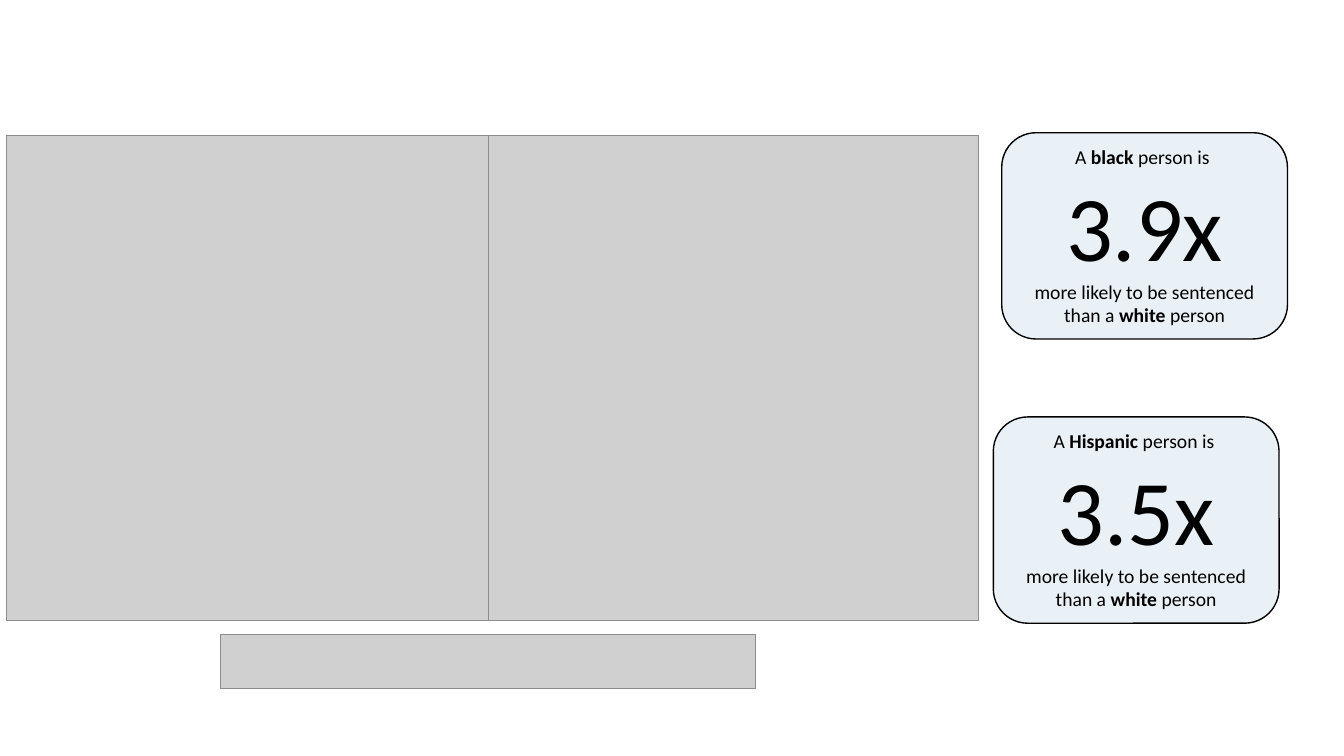
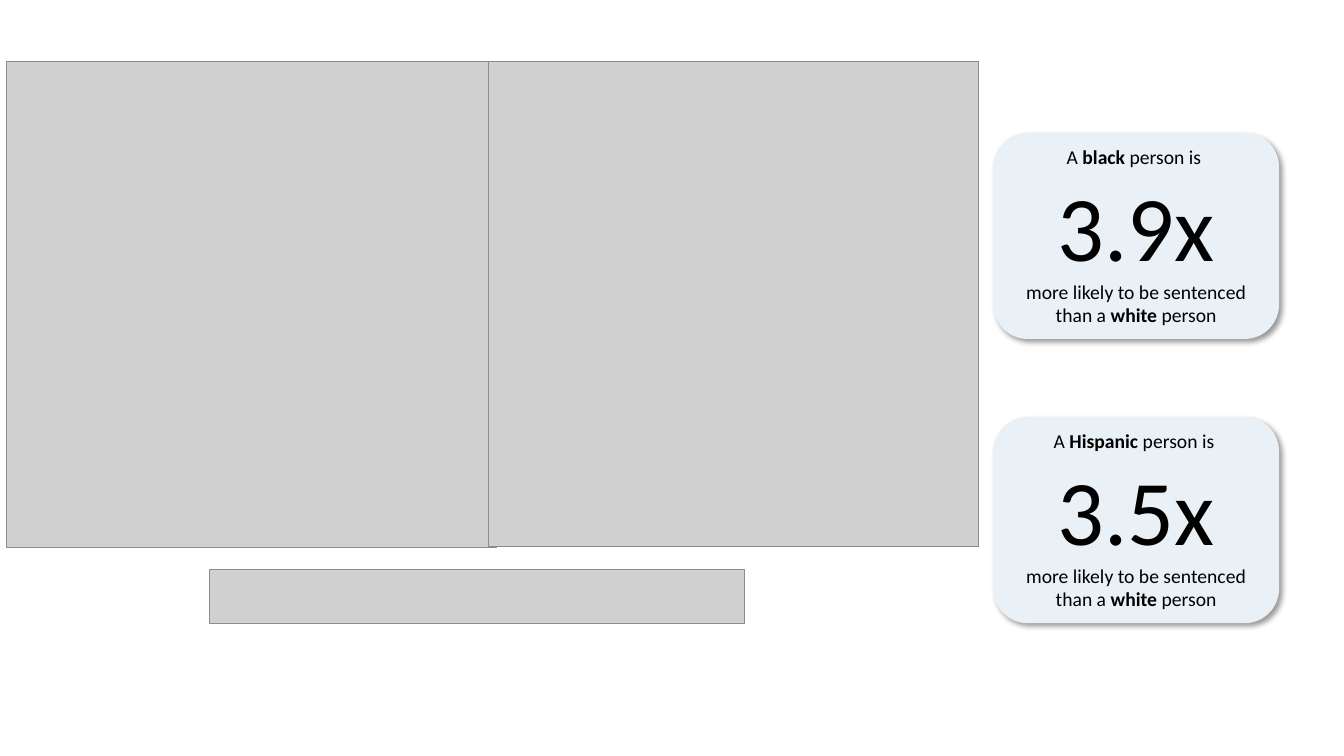
Before and after one commit to jenwhitson/sentencing_project, a slide deck: slide 6 of Presentation.pptx. Drawn at 1344x756 pixels with LibreOffice and Linux fonts; fonts in the diff are those of the drawing; grey boxes stand for pictures. Boxes give left, top, right and bottom in pixels: in the first picture for what was removed or moved away, otherwise in the second. Text is boxed around its words. In the diff, an @@ line names an element or a change of style, - is before the commit and + after.

Commit message:
updated formatting

```diff
--- a/Presentation.pptx
+++ b/Presentation.pptx
@@ picture: place and size @@
-picture at box(7, 135, 498, 621)
+picture at box(6, 62, 497, 547)
@@ picture: place and size @@
-picture at box(488, 135, 979, 620)
+picture at box(488, 62, 979, 546)
@@ rounded rectangle "A black person is" at box(993, 133, 1279, 340): outline #000000 1 pt to none; shadow on @@
@@ rounded rectangle "A black person is": place and size @@
-rounded rectangle "A black person is" at box(1002, 133, 1289, 340)
+rounded rectangle "A black person is" at box(993, 133, 1279, 340)
@@ rounded rectangle "A Hispanic person is" at box(993, 417, 1279, 624): outline #000000 1 pt to none; shadow on @@
@@ picture: place and size @@
-picture at box(221, 634, 756, 688)
+picture at box(210, 570, 745, 623)
```
Also in this commit, not shown: 8 other slides changed.
